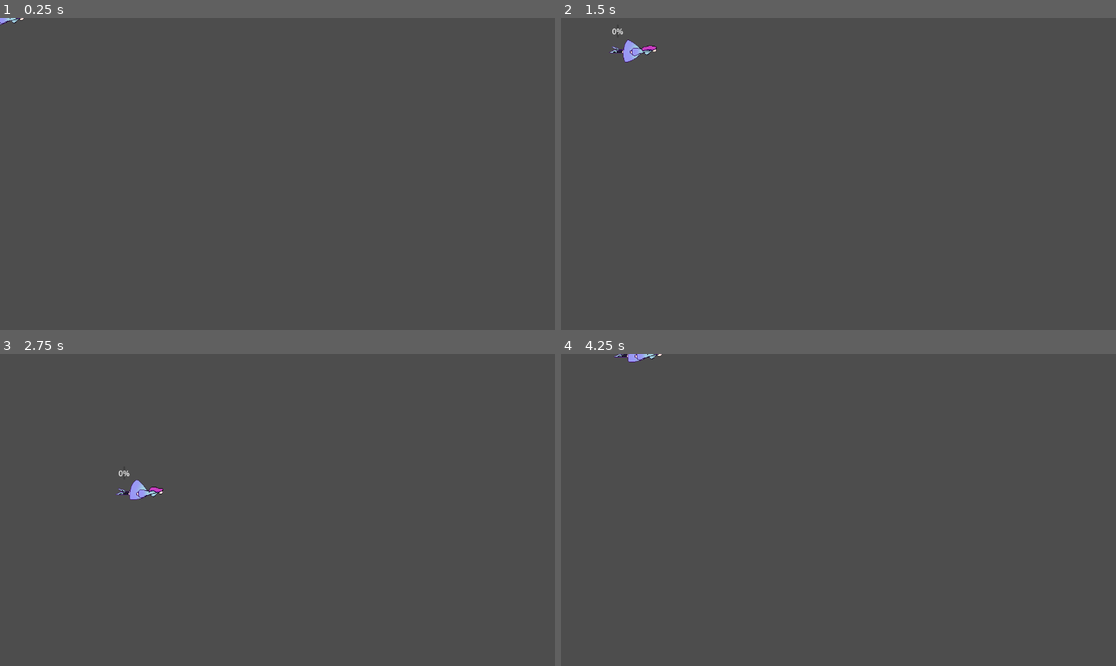
Above: before the commit, frames 1-4 (two rows, left to right).
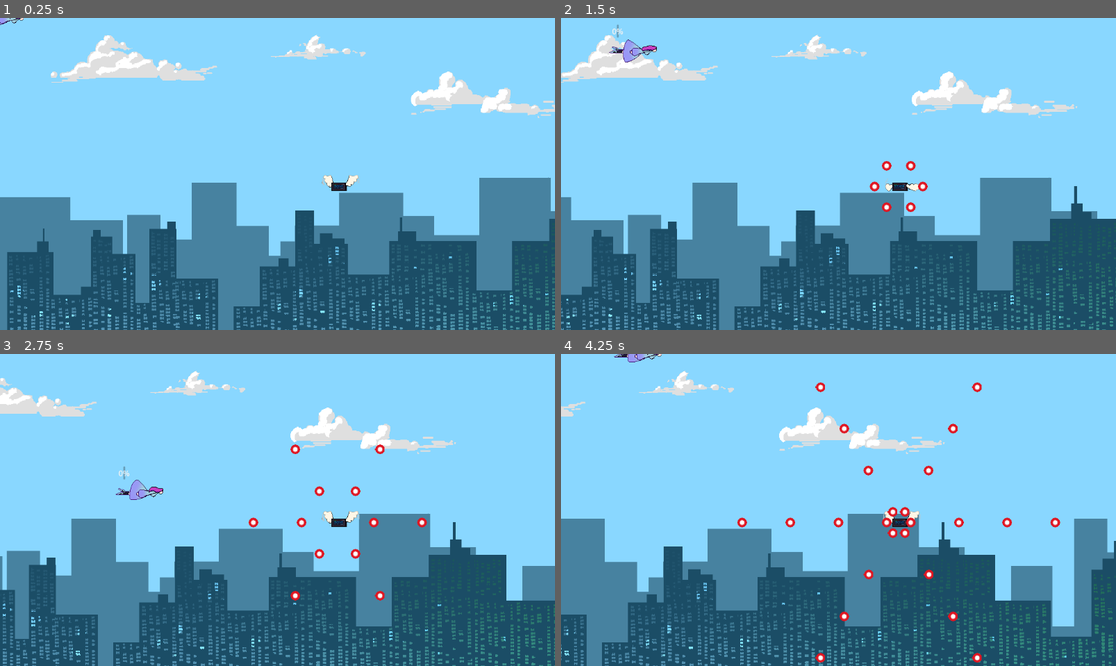
Above: after the commit, the same moments.

Repository: clenneabig/AI-KILL
Game: Godot game, scene res://test_level.tscn
The game is run twice, just before and just after one commit, with the same random seed, the same clock (stepped at 60 frames per second) and the same inputs. Before the commit the project starts from res://player.tscn. The engine's default icon, where the game draws it, is replaced by a stand-in: a white triangle on a blue panel in a dark square.
Inputs (mouse positions are in pixels of both pictures, inside the frame that each line leads up to):
- Up to frame 1 (0.25 s): no input
- Up to frame 2 (1.5 s): move the mouse to (960, 158) at 0.52 s; press the mouse at (960, 158) at 0.53 s; hold D (move_right) 0.53-1.28 s; move the mouse to (727, 189) at 1.27 s; release the mouse at (727, 189) at 1.28 s; hold S (move_down) from 1.28 s (still down); click (727, 189) at 1.35 s
- Up to frame 3 (2.75 s): move the mouse to (333, 441) at 2.02 s; release S (move_down) at 2.03 s; press the mouse at (333, 441) at 2.03 s; hold D (move_right) from 2.03 s (still down)
- Up to frame 4 (4.25 s): move the mouse to (810, 572) at 2.77 s; release D (move_right) at 2.78 s; release the mouse at (810, 572) at 2.78 s; hold W (move_up) 2.78-3.53 s; click (810, 572) at 2.85 s; move the mouse to (1005, 556) at 3.52 s; press the mouse at (1005, 556) at 3.53 s; hold A (move_left) from 3.53 s (still down)

The runs differ from the first frame. In frame 1, 100% of the frame differs, in the area x 0-100%, y 0-100%; in frame 2, 100%; in frame 3, 100%; in frame 4, 100%.

Commit message:
test level + minor player fixes
let me know If i need to add more comments, will probably do a bit more edits on player

Diff:
--- a/BulletPattens/bullet.gd
+++ b/BulletPattens/bullet.gd
@@ -1,5 +1,5 @@
 #Basic Bullet (Parent) Node (Will make class so can be used for diffrent bullets laters)
-extends Node
+extends Area2D
 
 var speed = Vector2(0, 0)
 var dur = 20
@@ -21,7 +21,8 @@
 
 
 func _on_body_entered(body):
-	#if(isPlayer)
-	#	body.takeDamage
-	#queue_free()
+	if(body.is_in_group("Player")):
+		#body.takeDamage
+		print("ouch")
+		queue_free()
 	pass
--- a/BulletPattens/bullet.tscn
+++ b/BulletPattens/bullet.tscn
@@ -1,21 +1,18 @@
 [gd_scene load_steps=4 format=3 uid="uid://cjdpldoqvdxlu"]
 
 [ext_resource type="Script" path="res://BulletPattens/bullet.gd" id="1_sey3i"]
-[ext_resource type="Texture2D" uid="uid://df26ulj8gxrtx" path="res://icon.svg" id="1_vm3hj"]
+[ext_resource type="Texture2D" uid="uid://bxa1lr0qiu72p" path="res://assets/bullets/enemybullets/redbullet.png" id="2_fnx7n"]
 
-[sub_resource type="RectangleShape2D" id="RectangleShape2D_xq5wj"]
-size = Vector2(119.467, 119.467)
+[sub_resource type="CircleShape2D" id="CircleShape2D_cy5pu"]
+radius = 9.0
 
-[node name="Area2D" type="Area2D"]
+[node name="Area2D" type="Area2D" groups=["Bullet"]]
 script = ExtResource("1_sey3i")
 
 [node name="Sprite2D" type="Sprite2D" parent="."]
-scale = Vector2(0.117188, 0.117188)
-texture = ExtResource("1_vm3hj")
+texture = ExtResource("2_fnx7n")
 
 [node name="CollisionShape2D" type="CollisionShape2D" parent="."]
-position = Vector2(2.08616e-07, 3.57628e-07)
-scale = Vector2(0.117188, 0.117188)
-shape = SubResource("RectangleShape2D_xq5wj")
+shape = SubResource("CircleShape2D_cy5pu")
 
 [connection signal="body_entered" from="." to="." method="_on_body_entered"]
--- a/BulletPattens/bullet_emitter.gd
+++ b/BulletPattens/bullet_emitter.gd
@@ -5,7 +5,7 @@
 @onready var shoot_timer = $ShootTime
 @export var spawn_count = 6
 var rotate_speed = 0.1
-var wait_time = 0.2
+var wait_time = 1.0
 var step
 var vel = 100
 var rotation_flip = false
@@ -17,10 +17,11 @@
 	jitter,
 	none
 }
-var Current_Rotation = Rotate_State.jitter
+var Current_Rotation = Rotate_State.none
 
 # Called when the node enters the scene tree for the first time.
 func _ready():
+	shoot_timer.wait_time = wait_time
 	shoot_timer.start()
 	step = 2 * PI /spawn_count
 
@@ -30,7 +31,6 @@
 		Rotate_State.rotating_360:
 			_rotate(rotate_speed)
 		Rotate_State.rotating_180:
-			print(rad_to_deg(rotation))
 			if(rotation_flip):
 				_rotate(-rotate_speed)
 				if(rad_to_deg(rotation) <= -90):
@@ -40,7 +40,6 @@
 				if(rad_to_deg(rotation) >= 90):
 					rotation_flip = true
 		Rotate_State.rotating_45:
-			print(rad_to_deg(rotation))
 			if(rotation_flip):
 				_rotate(-rotate_speed)
 				if(rad_to_deg(rotation) <= -45):
@@ -50,7 +49,6 @@
 				if(rad_to_deg(rotation) >= 45):
 					rotation_flip = true
 		Rotate_State.jitter:
-			print(rad_to_deg(rotation))
 			if(rotation_flip):
 				_rotate(-rotate_speed)
 				if(rad_to_deg(rotation) <= -15):
--- a/BulletPattens/emit.tscn
+++ b/BulletPattens/emit.tscn
@@ -4,16 +4,17 @@
 [ext_resource type="Texture2D" uid="uid://df26ulj8gxrtx" path="res://icon.svg" id="2_0hkbj"]
 
 [node name="Emit" type="Marker2D"]
-position = Vector2(595, 339)
 script = ExtResource("1_e0ngi")
 
 [node name="Sprite2D" type="Sprite2D" parent="."]
+visible = false
 texture = ExtResource("2_0hkbj")
 
 [node name="ShootTime" type="Timer" parent="."]
 wait_time = 0.1
 
 [node name="RayCast2D" type="RayCast2D" parent="."]
+visible = false
 position = Vector2(-60, 3)
 target_position = Vector2(-64, 0)
 
--- /dev/null
+++ b/ParallaxBackground.gd
@@ -0,0 +1,12 @@
+extends ParallaxBackground
+
+const SCROLLSPEED = 100
+
+# Called when the node enters the scene tree for the first time.
+func _ready():
+	pass # Replace with function body.
+
+
+# Called every frame. 'delta' is the elapsed time since the previous frame.
+func _process(delta):
+	scroll_offset.x -= SCROLLSPEED*delta
--- /dev/null
+++ b/enemy.gd
@@ -0,0 +1,11 @@
+extends Area2D
+
+
+# Called when the node enters the scene tree for the first time.
+func _ready():
+	$AnimatedSprite2D.play()
+
+
+# Called every frame. 'delta' is the elapsed time since the previous frame.
+func _process(delta):
+	pass
--- a/enemy.tscn
+++ b/enemy.tscn
@@ -1,12 +1,40 @@
-[gd_scene load_steps=4 format=3 uid="uid://ps613f6vc702"]
+[gd_scene load_steps=11 format=3 uid="uid://brskhjplhpctm"]
 
-[ext_resource type="Texture2D" uid="uid://df26ulj8gxrtx" path="res://icon.svg" id="1_4jj15"]
+[ext_resource type="Texture2D" uid="uid://hgs3jb8sm8bl" path="res://assets/enemies/enemy1_spritesheet.png" id="1_4eeom"]
+[ext_resource type="Script" path="res://enemy.gd" id="1_io0xw"]
+[ext_resource type="PackedScene" uid="uid://qjrut43w7wo0" path="res://BulletPattens/emit.tscn" id="2_tqi7x"]
+[ext_resource type="Script" path="res://BulletPattens/bullet_emitter.gd" id="3_vyqkx"]
+
+[sub_resource type="AtlasTexture" id="AtlasTexture_1thr6"]
+atlas = ExtResource("1_4eeom")
+region = Rect2(0, 0, 81, 34)
+
+[sub_resource type="AtlasTexture" id="AtlasTexture_1sfcu"]
+atlas = ExtResource("1_4eeom")
+region = Rect2(81, 0, 81, 34)
+
+[sub_resource type="AtlasTexture" id="AtlasTexture_1qbha"]
+atlas = ExtResource("1_4eeom")
+region = Rect2(162, 0, 81, 34)
+
+[sub_resource type="AtlasTexture" id="AtlasTexture_vjisx"]
+atlas = ExtResource("1_4eeom")
+region = Rect2(243, 0, 81, 34)
 
 [sub_resource type="SpriteFrames" id="SpriteFrames_vsppu"]
 animations = [{
 "frames": [{
 "duration": 1.0,
-"texture": ExtResource("1_4jj15")
+"texture": SubResource("AtlasTexture_1thr6")
+}, {
+"duration": 1.0,
+"texture": SubResource("AtlasTexture_1sfcu")
+}, {
+"duration": 1.0,
+"texture": SubResource("AtlasTexture_1qbha")
+}, {
+"duration": 1.0,
+"texture": SubResource("AtlasTexture_vjisx")
 }],
 "loop": true,
 "name": &"idle",
@@ -14,14 +42,20 @@
 }]
 
 [sub_resource type="RectangleShape2D" id="RectangleShape2D_jdvj1"]
-size = Vector2(1, 1)
+size = Vector2(33, 18)
 
 [node name="Enemy" type="Area2D"]
+script = ExtResource("1_io0xw")
 metadata/_edit_group_ = true
+
+[node name="Emit" parent="." instance=ExtResource("2_tqi7x")]
+position = Vector2(-8, 7)
+script = ExtResource("3_vyqkx")
 
 [node name="AnimatedSprite2D" type="AnimatedSprite2D" parent="."]
 sprite_frames = SubResource("SpriteFrames_vsppu")
 animation = &"idle"
 
 [node name="SpriteBox" type="CollisionShape2D" parent="."]
+position = Vector2(-5.5, 7)
 shape = SubResource("RectangleShape2D_jdvj1")
--- a/player.gd
+++ b/player.gd
@@ -41,19 +41,44 @@
 	position = position.clamp(Vector2.ZERO, screen_size)
 	#self.position = get_viewport().get_mouse_position()
 
-	if Input.is_action_pressed("bomb") and $ProgressBar.value == 100:
-		bomb.emit()
+	#if Input.is_action_pressed("bomb") and $ProgressBar.value == 100:
+		#bomb.emit()
 
-	if Input.is_action_pressed("toggle_bullets"):
-		bullets = not bullets
+	#if Input.is_action_pressed("toggle_bullets"):
+		#bullets = not bullets
 
 
-func _on_body_entered(body):
+func _on_body_entered(body): #useless delete probably
+	print(body)
+	#print("ouch")
 	health -= 1
 	if health <= 0:
+		print("deaded")
 		game_over.emit()
 	hide() # Player disappears after being hit.
 	hit.emit()
 	# Must be deferred as we can't change physics properties on a physics callback.
 	$SpriteBox.set_deferred("disabled", true)
 	$GrazeBox.set_deferred("disabled", true)
+
+
+
+func _on_area_entered(area):
+	print(area)
+	if area.is_in_group("Bullet"): #or enemy
+		health -= 1
+		hit.emit()
+		if health <= 0:
+			print("deaded")
+			game_over.emit()
+		hide() # Player disappears after being hit. #player needs to appear again lol
+
+	# Must be deferred as we can't change physics properties on a physics callback.
+		$SpriteBox.set_deferred("disabled", true)
+	#$GrazeBox.set_deferred("disabled", true)
+
+
+func _on_graze_area_area_entered(area):
+	if area.is_in_group("Bullet"):
+		if(self.is_visible()):
+			print("add to style points")
--- a/player.tscn
+++ b/player.tscn
@@ -1,9 +1,12 @@
-[gd_scene load_steps=16 format=3 uid="uid://dmld4sshhilmo"]
+[gd_scene load_steps=16 format=3 uid="uid://q4ca5to7f7tm"]
 
 [ext_resource type="Script" path="res://player.gd" id="1_ddabx"]
 [ext_resource type="Texture2D" uid="uid://df26ulj8gxrtx" path="res://icon.svg" id="1_dihwr"]
-[ext_resource type="Texture2D" uid="uid://dh4xu26ln3k31" path="res://assets/aiplayer_spritesheet.png" id="2_6h5vl"]
+[ext_resource type="Texture2D" uid="uid://b4e1b1jgn7nup" path="res://assets/aiplayer_spritesheet.png" id="2_6h5vl"]
 [ext_resource type="Script" path="res://bomb.gd" id="3_n6vr3"]
+
+[sub_resource type="RectangleShape2D" id="RectangleShape2D_o5713"]
+size = Vector2(97, 45)
 
 [sub_resource type="AtlasTexture" id="AtlasTexture_dip8o"]
 atlas = ExtResource("2_6h5vl")
@@ -56,10 +59,7 @@
 }]
 
 [sub_resource type="RectangleShape2D" id="RectangleShape2D_jdvj1"]
-size = Vector2(1, 1)
-
-[sub_resource type="RectangleShape2D" id="RectangleShape2D_o5713"]
-size = Vector2(98, 43)
+size = Vector2(3, 3)
 
 [sub_resource type="SpriteFrames" id="SpriteFrames_yv5w7"]
 animations = [{
@@ -79,17 +79,21 @@
 script = ExtResource("1_ddabx")
 metadata/_edit_group_ = true
 
+[node name="GrazeArea" type="Area2D" parent="."]
+
+[node name="GrazeBox" type="CollisionShape2D" parent="GrazeArea"]
+position = Vector2(0.5, 1.5)
+shape = SubResource("RectangleShape2D_o5713")
+
 [node name="Player" type="AnimatedSprite2D" parent="."]
 sprite_frames = SubResource("SpriteFrames_vsppu")
 
 [node name="SpriteBox" type="CollisionShape2D" parent="."]
 shape = SubResource("RectangleShape2D_jdvj1")
-
-[node name="GrazeBox" type="CollisionShape2D" parent="."]
-position = Vector2(1, -2.5)
-shape = SubResource("RectangleShape2D_o5713")
+debug_color = Color(0.976471, 0, 0.211765, 0.419608)
 
 [node name="Bomb" type="Area2D" parent="."]
+visible = false
 script = ExtResource("3_n6vr3")
 
 [node name="Bomb" type="AnimatedSprite2D" parent="Bomb"]
@@ -106,6 +110,8 @@
 offset_right = -30.0
 offset_bottom = -26.0
 
+[connection signal="area_entered" from="." to="." method="_on_area_entered"]
 [connection signal="body_entered" from="." to="." method="_on_body_entered"]
 [connection signal="bomb" from="." to="Bomb" method="_on_player_bomb"]
+[connection signal="area_entered" from="GrazeArea" to="." method="_on_graze_area_area_entered"]
 [connection signal="body_entered" from="Bomb" to="Bomb" method="_on_body_entered"]
--- a/project.godot
+++ b/project.godot
@@ -11,7 +11,7 @@
 [application]
 
 config/name="AI-KILL"
-run/main_scene="res://player.tscn"
+run/main_scene="res://test_level.tscn"
 config/features=PackedStringArray("4.1", "Forward Plus")
 config/icon="res://icon.svg"
 
--- /dev/null
+++ b/test_level.tscn
@@ -0,0 +1,26 @@
+[gd_scene load_steps=5 format=3 uid="uid://co7thk131wxna"]
+
+[ext_resource type="Script" path="res://ParallaxBackground.gd" id="1_3l5mm"]
+[ext_resource type="Texture2D" uid="uid://dwjghaxfbjjg5" path="res://assets/background.png" id="1_gshs1"]
+[ext_resource type="PackedScene" uid="uid://q4ca5to7f7tm" path="res://player.tscn" id="3_owqlb"]
+[ext_resource type="PackedScene" uid="uid://brskhjplhpctm" path="res://enemy.tscn" id="4_dxfl4"]
+
+[node name="Node2D" type="Node2D"]
+
+[node name="ParallaxBackground" type="ParallaxBackground" parent="."]
+script = ExtResource("1_3l5mm")
+
+[node name="ParallaxLayer" type="ParallaxLayer" parent="ParallaxBackground"]
+motion_mirroring = Vector2(3488, 0)
+
+[node name="TextureRect" type="TextureRect" parent="ParallaxBackground/ParallaxLayer"]
+offset_right = 3488.0
+offset_bottom = 654.0
+texture = ExtResource("1_gshs1")
+
+[node name="Player" parent="." groups=["Player"] instance=ExtResource("3_owqlb")]
+
+[node name="Enemies" type="Node2D" parent="."]
+
+[node name="Enemy" parent="Enemies" groups=["Enemy"] instance=ExtResource("4_dxfl4")]
+position = Vector2(709, 343)
